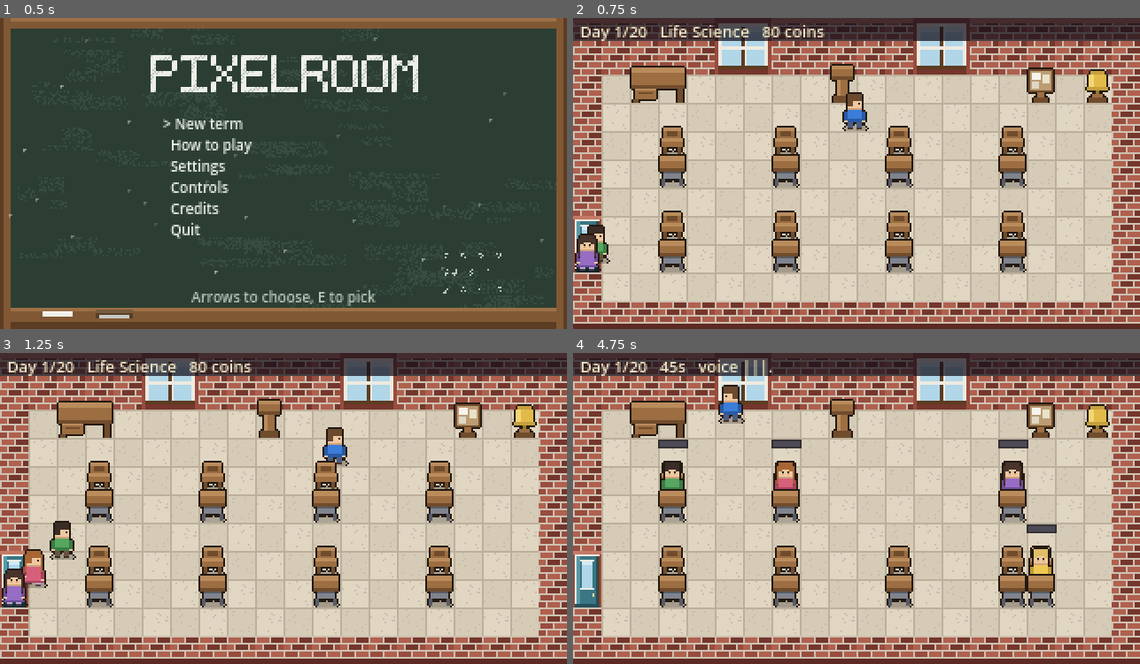
Above: before the commit, frames 1-4 (two rows, left to right).
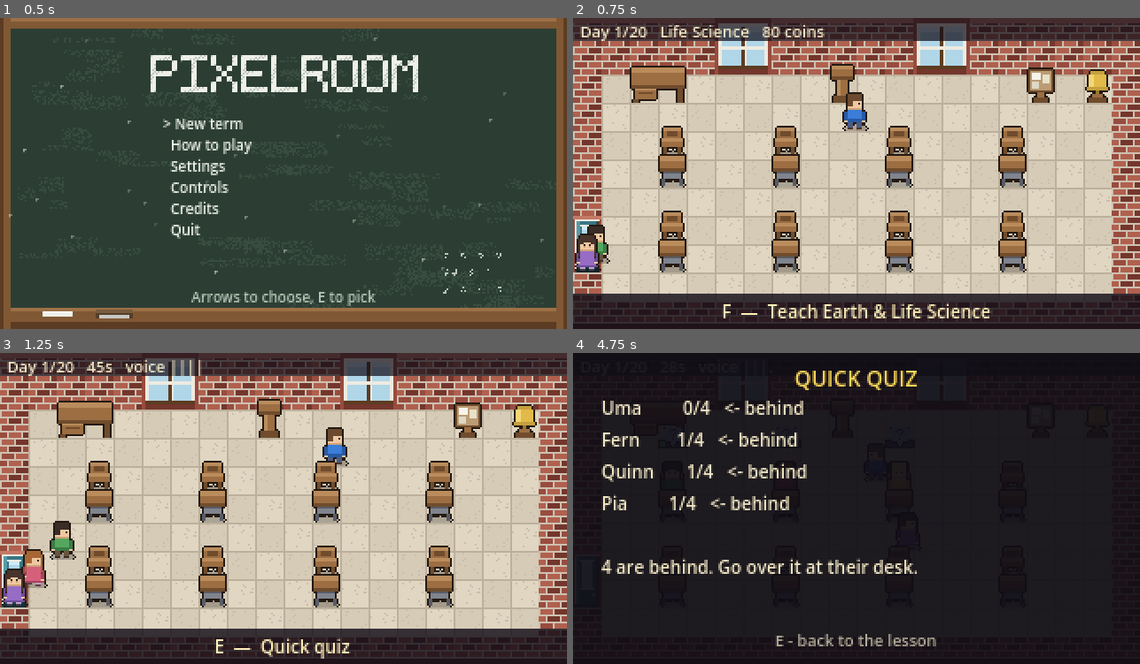
Above: after the commit, the same moments.

Repository: Mbottega16/EduSystem
Game: Godot game, scene res://scenes/ui/title.tscn
Same seed, same stepped clock (60 frames per second), same inputs: the game is played once before the commit and once after it.
Inputs:
- Up to frame 1 (0.5 s): no input
- Up to frame 2 (0.75 s): tap Enter at 0.5 s; hold D (move_right) from 0.53 s (still down); tap E (interact) at 0.6 s
- Up to frame 3 (1.25 s): keep holding D (move_right); tap Space at 0.77 s; tap F (manage) at 0.8 s
- Up to frame 4 (4.75 s): release D (move_right) at 1.28 s; hold S (move_down) 1.28-2.03 s; tap F (manage) at 1.35, 2.3, 2.85, 3.8 s; tap Space at 1.52, 3.02, 3.77, 4.52 s; tap E (interact) at 1.55, 2.1, 3.05, 4.55 s; hold D (move_right) 2.03-2.78 s; hold W (move_up) 2.78-3.53 s; hold Shift (sprint) 3.53-4.28 s; hold A (move_left) from 3.53 s (still down); tap Q (voice) at 4.35 s

Frame 1 is identical in both runs. In frame 2, 11% of the frame differs, in the area x 0-100%, y 88-100%; in frame 3, 12%; in frame 4, 97%, in the area x 0-100%, y 0-100%.

Commit message:
You could not start a lesson, so you could not end the day
The report was "you cannot ring the bell". The bell was the last domino.

The podium required that EVERY child was seated before it would offer to
teach. The class takes about ten seconds to file in. For those ten seconds
the one landmark the whole day starts from offered nothing at all -- no
prompt, no greyed-out row, no reason. You walk up, the prompt bar is empty,
and you conclude the game is broken.

And it never recovers on its own if you do not happen to wait: no lesson
means no afternoon, and the bell only rings in the afternoon. The day cannot
end. The game is over before it starts.

Every existing test either teleported the player or stepped 40+ frames
first, so not one of them ever stood at the podium on the frame a day
actually begins. The suite was 730 assertions of green over a game that
could not be played.

WHAT FIXED IT: the podium offers to teach whenever there is a class, seated
or not, and anyone still on their way is handed their paper the moment they
sit down. Starting early now costs the latecomers a little working time and
costs you nothing invisible. The unit test caller had the same gate and the
same fix.

WHAT FOUND IT: tools/playtrace.gd, and "Trace a Day.bat" beside it. It
drives a whole day through the real actions -- walking with the movement
keys rather than teleporting, waiting for what a player waits for -- and
prints the phase, the HUD mode and BOTH button prompts at every step. It
found this in one run:

   1. day 1 MORNING  E=[-]  F=[-]           <- nothing at the podium
   9. at podium:     E=[-]  F=[-]
  15. !! THE BELL DID NOT RING

and now reads:

   1. day 1 MORNING  E=[-]  F=[Teach Essay Writing]   (class still in the door)
  16. the bell rang. Day is now 2

A test that teleports the player and presses keys into the InputMap proves
the logic and nothing about whether the game can be played. Every future
"it does not work in the game but the tests pass" starts with this tool.

735 assertions, plus a regression test that stands at the podium on the
first frame of a day. Build stamp b9.

Co-Authored-By: Claude Opus 5 <noreply@anthropic.com>

Diff:
--- a/scripts/data/version.gd
+++ b/scripts/data/version.gd
@@ -13,7 +13,7 @@
 ##
 ## Bump BUILD whenever something lands that a player would notice.
 
-const BUILD := "b8"
+const BUILD := "b9"
 const DATED := "2026-08-14"
 
 ## The headline of what went in, short enough for one line on the title.
--- a/scripts/interact/podium.gd
+++ b/scripts/interact/podium.gd
@@ -32,8 +32,17 @@
 func can_interact() -> bool:
 	_update_hold()
 	if Game.phase == Game.Phase.MORNING:
-		var room := _classroom()
-		return room != null and room.everyone_seated() and not Game.roster.is_empty()
+		# NOT "everyone is seated". That gate meant the podium offered
+		# absolutely nothing for the ten seconds the class takes to file in
+		# -- no prompt, no reason, just a blank prompt bar at the one landmark
+		# the whole day starts from. A player walks up, sees nothing, and
+		# concludes the game is broken. They were right to.
+		#
+		# You can start the lesson whenever you like now. Anyone still on
+		# their way gets their work the moment they sit down, so starting
+		# early costs THEM a little working time and costs you nothing you
+		# cannot see.
+		return not Game.roster.is_empty()
 	return Game.phase == Game.Phase.LESSON
 
 
--- a/scripts/interact/test_caller.gd
+++ b/scripts/interact/test_caller.gd
@@ -38,9 +38,8 @@
 func can_interact() -> bool:
 	if Game.phase != Game.Phase.MORNING or Game.roster.is_empty():
 		return false
-	var room := _classroom()
-	if room == null or not room.everyone_seated():
-		return false
+	# Same reasoning as the podium: never offer nothing at the landmark the
+	# day starts from. Latecomers are handed their paper when they sit.
 	return not Game.testable_lesson().is_empty()
 
 
--- a/scripts/world/classroom.gd
+++ b/scripts/world/classroom.gd
@@ -243,6 +243,9 @@
 			node.seat_at(Grid.tile_to_world(seat))
 		else:
 			node.walk_to_seat(path, n * Balance.entry_stagger)
+		var d: StudentData = s
+		if not node.arrived.is_connected(_on_student_arrived):
+			node.arrived.connect(func() -> void: _on_student_arrived(d))
 		students.append(node)
 		n += 1
 
@@ -324,6 +327,16 @@
 		st.show_paper(s != null and s.has_work_to_collect())
 
 
+## Somebody sat down. If the lesson has already started they have missed
+## the hand-out, so they get theirs now -- which is what makes starting
+## before the whole class is settled a real option rather than a mistake.
+func _on_student_arrived(s: StudentData) -> void:
+	if s == null:
+		return
+	if Game.phase == Game.Phase.LESSON and s.work_state == StudentData.Work.NONE:
+		s.assign_work()
+
+
 func _on_work_done(s: StudentData) -> void:
 	var st := station(s.seat_index)
 	if st != null:
--- a/tests/run.gd
+++ b/tests/run.gd
@@ -2197,6 +2197,51 @@
 	Game.new_run(SEED)
 	var hud := _hud()
 	var p: Actor = world.player
+
+	# THE BUG THIS GUARDS, and it made the whole game unplayable.
+	#
+	# The podium used to require that EVERYONE was seated. The class takes
+	# about ten seconds to file in, so for those ten seconds the one landmark
+	# the day starts from offered nothing at all -- no prompt, no reason. You
+	# could not teach, so you never reached the afternoon, so the bell could
+	# never ring, so the day could never end.
+	#
+	# Every existing test stepped 40+ frames or teleported first, so not one
+	# of them ever stood at the podium on the frame a day actually begins.
+	await step(2)
+	# Force the condition rather than racing it: send one child back to the
+	# door and have them walk in properly, which is exactly the state every
+	# day opens in.
+	var late: Actor = world.students[world.students.size() - 1]
+	late.global_position = Grid.tile_to_world(Layout.DOOR)
+	late.walk_to_seat(world.grid.path(Layout.DOOR,
+		Layout.seat(late.data.seat_index)), 0.0)
+	await step(2)
+	chk("somebody is still on their feet", not world.everyone_seated())
+	await place_player(Layout.PODIUM + Vector2i(0, 1), Actor.DIR_UP)
+	chk("the podium ALREADY offers to teach, before they are all sat down",
+		(func() -> bool:
+			var t: Interactable = p.targets["manage"]
+			return t != null and t.prompt_text().begins_with("Teach")).call(),
+		p.targets["manage"])
+	await tap("manage")
+	chk("and it really starts", Game.phase == Game.Phase.LESSON, Game.phase)
+
+	# whoever was still walking gets their paper when they sit
+	await step(700)
+	chk("everyone is seated eventually", world.everyone_seated())
+	chk("and the latecomers were given work too, not skipped",
+		(func() -> bool:
+			for st: StudentData in Game.roster:
+				if st.work_state == StudentData.Work.NONE:
+					return false
+			return true).call(),
+		Game.roster.map(func(st: StudentData) -> int: return st.work_state))
+	world.end_lesson()
+	await step(2)
+	hud.close()
+
+	Game.new_run(SEED)
 	await step(40)                      # let the class walk in and sit down
 
 	# Everything else drives the day by calling world.start_lesson() and
--- /dev/null
+++ b/tools/playtrace.gd
@@ -0,0 +1,156 @@
+extends Node
+
+## Walk a real day, the way a player does, and print what happens.
+##
+## The test suite TELEPORTS the player and presses keys straight into the
+## InputMap. That is fine for logic and useless for "can I actually ring the
+## bell", because it skips walking, collision, prompt text and every piece
+## of state that only exists once a real day has run its course.
+##
+## This drives movement through the same actions a keyboard drives, waits
+## for what a player would wait for, and reports the phase, the prompt and
+## the targets at each step. Run it when the game says one thing and the
+## suite says another.
+##
+##   godot --path . res://tools/playtrace.tscn
+
+const MAIN := preload("res://scenes/main.tscn")
+
+var main: Node = null
+var world: Node = null
+var hud: Node = null
+var player: Node = null
+var _step := 0
+
+
+func _ready() -> void:
+	Balance.ensure_loaded()
+	Game.new_run(12345)
+	main = MAIN.instantiate()
+	add_child(main)
+	await get_tree().process_frame
+	world = main.get_node("World")
+	hud = main.get_node("UI/HUD")
+	player = world.player
+	await _trace()
+	get_tree().quit()
+
+
+func say(what: String) -> void:
+	_step += 1
+	print("%2d. %s" % [_step, what])
+
+
+func state() -> String:
+	var phase: String = ["MORNING", "LESSON", "AFTERNOON"][Game.phase]
+	var use: String = _prompt_of("interact")
+	var man: String = _prompt_of("manage")
+	return "day %d  %s  hud=%s  locked=%s  E=[%s]  F=[%s]" % [
+		Game.day, phase, hud.mode,
+		player.input_locked, use, man]
+
+
+func _prompt_of(action: String) -> String:
+	var t: Variant = player.targets.get(action)
+	if t == null or not is_instance_valid(t):
+		return "-"
+	return (t as Interactable).prompt_text()
+
+
+func frames(n: int) -> void:
+	for i in n:
+		await get_tree().physics_frame
+
+
+## Walk to a tile the way a keyboard does, and report if we never arrive.
+func walk_to(tile: Vector2i, limit: int = 900) -> bool:
+	var target := Grid.tile_to_world(tile)
+	for i in limit:
+		var here: Vector2 = player.global_position
+		var d: Vector2 = target - here
+		if d.length() < 5.0:
+			_release_all()
+			await frames(4)
+			return true
+		_release_all()
+		if absf(d.x) > 3.0:
+			Input.action_press("move_right" if d.x > 0.0 else "move_left")
+		if absf(d.y) > 3.0:
+			Input.action_press("move_down" if d.y > 0.0 else "move_up")
+		await get_tree().physics_frame
+	_release_all()
+	return false
+
+
+func _release_all() -> void:
+	for a in ["move_left", "move_right", "move_up", "move_down"]:
+		Input.action_release(a)
+
+
+func tap(action: String) -> void:
+	Input.action_press(action)
+	await frames(3)
+	Input.action_release(action)
+	await frames(3)
+
+
+func hold(action: String, seconds: float) -> void:
+	Input.action_press(action)
+	await frames(int(seconds * 60.0) + 6)
+	Input.action_release(action)
+	await frames(4)
+
+
+func _trace() -> void:
+	print("\n==================== A REAL DAY ====================")
+	await frames(6)          # the very first moment of the day
+	say("class in: " + state())
+	say("   students=%d  seated=%d  everyone_seated=%s" % [
+		world.students.size(),
+		world.students.filter(func(n: Actor) -> bool: return n.seated).size(),
+		world.everyone_seated()])
+	for n: Actor in world.students:
+		say("   %-14s at %s  seat %s  seated=%s" % [
+			n.data.display_name if n.data != null else "?",
+			Grid.world_to_tile(n.global_position),
+			Layout.seat(n.data.seat_index) if n.data != null else "-",
+			n.seated])
+	say("   pick radius = %.1f" % Progress.pick_radius(Game.perk_ranks))
+	say("   podium.can_interact=%s  board=%s  bell=%s" % [
+		world.podium.can_interact(), world.noticeboard.can_interact(),
+		world.bell.can_interact()])
+
+	if not await walk_to(Layout.PODIUM + Vector2i(0, 1)):
+		say("!! COULD NOT WALK TO THE PODIUM")
+	say("at podium: " + state())
+
+	await tap("manage")
+	say("tapped F: " + state())
+
+	# let the clock run all the way out, the way an idle player would
+	var guard := 0
+	while Game.phase == Game.Phase.LESSON and guard < 5000:
+		await get_tree().physics_frame
+		guard += 1
+	say("lesson over after %d frames: %s" % [guard, state()])
+
+	if hud.mode != hud.Mode.NONE:
+		await tap("interact")
+		say("closed the report: " + state())
+
+	if not await walk_to(Layout.BELL + Vector2i(0, 1)):
+		say("!! COULD NOT WALK TO THE BELL — stuck at %s" % [
+			Grid.world_to_tile(player.global_position)])
+	say("at bell: " + state())
+	say("   bell.can_interact = %s   hold_time = %.2f  key = %s" % [
+		world.bell.can_interact(), world.bell.hold_time,
+		world.bell.action_name()])
+
+	var day_before: int = Game.day
+	await hold("manage", 1.0)
+	say("held F: " + state())
+	if Game.day == day_before:
+		say("!! THE BELL DID NOT RING")
+	else:
+		say("the bell rang. Day is now %d" % Game.day)
+	print("====================================================\n")
--- /dev/null
+++ b/tools/playtrace.tscn
@@ -0,0 +1,6 @@
+[gd_scene load_steps=2 format=3]
+
+[ext_resource type="Script" path="res://tools/playtrace.gd" id="1_trace"]
+
+[node name="PlayTrace" type="Node"]
+script = ExtResource("1_trace")
Not shown, added: Trace a Day.bat
